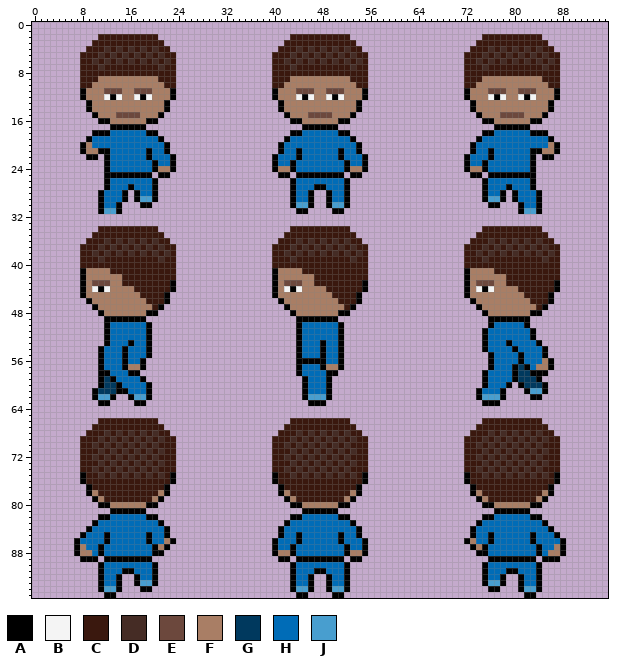
One commit to this pixel-art file: public/assets/images/player-1.aseprite. The picture above is the old version.
96x96 pixels, 1 frame.
Palette (. is transparent): A #000000  B #f4f4f4  C #3a180e  D #452c25  E #6c483d  F #a97e65  G #00395e  H #006cb7  J #489ecf
The result:
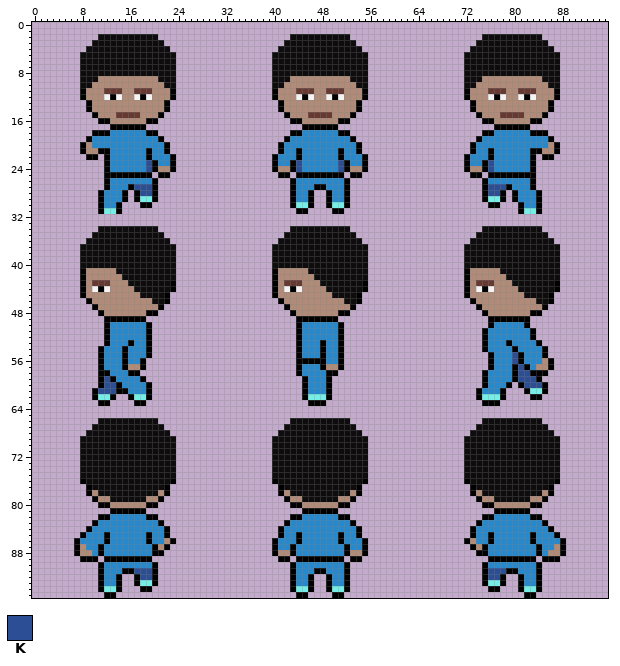
Colours new in this view: K #2b4e95
Difference:
Colour C changes from #3a180e to #0e0c0c.
Colour E changes from #6c483d to #673931.
Colour F changes from #a97e65 to #b28b78.
Colour H changes from #006cb7 to #2789cd.
Colour J changes from #489ecf to #73efe8.
Layer "player":
Colour A gives way to colour C in row 75 at x 8, 23, 40, 55, 72 and 87.
Colour D gives way to colour C in row 4 at x 12, 14, 16, 18, 20, 44, 46, 48, 50, 52, 76, 78, 80, 82 and 84; in row 5 at x 11, 13, 15, 17, 19, 21, 43, 45, 47, 49, 51, 53, 75, 77, 79, 81, 83 and 85; in row 6 at x 10, 12, 14, 16, 18, 20, 22, 42, 44, 46, 48, 50, 52, 54, 74, 76, 78, 80, 82, 84 and 86; in row 7 at x 11, 21, 43, 53, 75 and 85; in row 36 at x 12, 14, 16, 18, 20, 44, 46, 48, 50, 52, 76, 78, 80, 82 and 84; in row 37 at x 11, 13, 15, 17, 19, 21, 43, 45, 47, 49, 51, 53, 75, 77, 79, 81, 83 and 85.
Colour D gives way to colour C in row 38 at x 10, 12, 14, 16, 18, 20, 22, 42, 44, 46, 48, 50, 52, 54, 74, 76, 78, 80, 82, 84 and 86; in row 39 at x 11, 21, 43, 53, 75 and 85; in row 68 at x 12, 14, 16, 18, 20, 44, 46, 48, 50, 52, 76, 78, 80, 82 and 84; in row 69 at x 11, 13, 15, 17, 19, 21, 43, 45, 47, 49, 51, 53, 75, 77, 79, 81, 83 and 85; in row 70 at x 10, 12, 14, 16, 18, 20, 42, 44, 46, 48, 50, 52, 74, 76, 78, 80, 82 and 84; in row 71 at x 11, 13, 15, 17, 19, 21, 43, 45, 47, 49, 51, 53, 75, 77, 79, 81, 83 and 85.
Colour D gives way to colour C in row 72 at x 10, 12, 14, 16, 18, 20, 42, 44, 46, 48, 50, 52, 74, 76, 78, 80, 82 and 84; in row 73 at x 11, 13, 15, 17, 19, 21, 43, 45, 47, 49, 51, 53, 75, 77, 79, 81, 83 and 85; in row 74 at x 10, 12, 14, 16, 18, 20, 42, 44, 46, 48, 50, 52, 74, 76, 78, 80, 82 and 84; in row 75 at x 11, 13, 15, 17, 19, 21, 43, 45, 47, 49, 51, 53, 75, 77, 79, 81, 83 and 85.
Colour C gives way to colour F in row 41 at x 13, 45 and 77; in row 43 at x 15, 47 and 79; in row 46 at x 19, 51 and 83; in row 47 at x 20, 52 and 84; in row 79 at x 12, 19, 44, 51, 76 and 83.
Colour G gives way to colour K in row 57 at x 81; in row 58 at x 81 to 82; in row 59 at x 12 and 81 to 83; in row 60 at x 12 to 13 and 82 to 84; in row 61 at x 11 to 13.
Colour H gives way to colour K in rows 23 to 24 at x 19, 44, 51 and 76; in row 27 at x 17 to 19 and 76 to 78; in row 28 at x 18 to 19 and 76 to 77; in rows 55 to 56 at x 80; in row 91 at x 17 to 19 and 76 to 78; in row 92 at x 18 to 19 and 76 to 77.
Where, in picture pixels (left, top, right, bottom), the same in both pictures:
changed: (80, 34, 176, 400)
changed: (272, 34, 368, 400)
changed: (464, 34, 560, 400)
changed: (80, 418, 176, 592)
changed: (272, 418, 368, 592)
changed: (464, 418, 560, 592)
